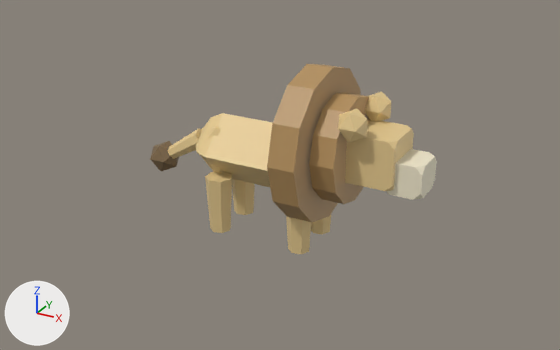
Before and after pictures for a commit that changed the glTF model public/studio/v2.15.0/d_lion/model.glb.
Rendered twice from a 50 mm camera at (4.48, -7.94, 4.78) aimed at (0.0, 0.21, 0.71). Lighting does not change. The marker at lower left points along +X, +Y and +Z. The older version comes first. Where no turn or scale is listed for an object, it has been applied to the vertices.

Script lines for the objects in view, before the commit:
```python
ob_part0 = bpy.data.objects.new('part0', me_geometry_0)
ob_part0.location = (0.0, 0.0, 0.0)
ob_part1 = bpy.data.objects.new('part1', me_geometry_1)
ob_part1.location = (0.0, 0.0, 0.0)
ob_part2 = bpy.data.objects.new('part2', me_geometry_2)
ob_part2.location = (0.0, 0.0, 0.0)
ob_part3 = bpy.data.objects.new('part3', me_geometry_3)
ob_part3.location = (0.0, 0.0, 0.0)
ob_part4 = bpy.data.objects.new('part4', me_geometry_4)
ob_part4.location = (0.0, 0.0, 0.0)
ob_part6 = bpy.data.objects.new('part6', me_geometry_6)
ob_part6.location = (0.0, 0.0, 0.0)
ob_part7 = bpy.data.objects.new('part7', me_geometry_7)
ob_part7.location = (0.0, 0.0, 0.0)
ob_part8 = bpy.data.objects.new('part8', me_geometry_8)
ob_part8.location = (0.0, 0.0, 0.0)
ob_part9 = bpy.data.objects.new('part9', me_geometry_9)
ob_part9.location = (0.0, 0.0, 0.0)
# also in view: 'part13' at (-0.61, -0.3, 0.38); 'part5' at (1.82, 0.0, 1.19); 'part12' at (-0.61, 0.3, 0.38); 'part11' at (0.56, -0.3, 0.38)
```
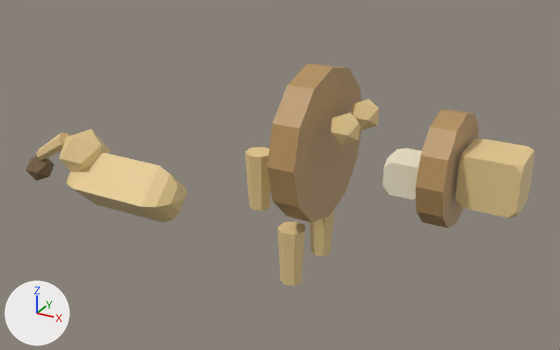
Edits to the bpy script that builds the scene:
```text
Change me_geometry_0:
    remove me_geometry_0.from_pydata(...)  # 26 vertices, 48 faces; spans x -1.09..0.88, y -0.45..0.45, z 0.6..1.5
    add me_geometry_0.from_pydata(...)  # 26 vertices, 48 faces; spans x -3.43..-1.46, y -0.45..0.45, z -0.35..0.55
    me_geometry_0 part 1: the whole mesh is moved by (-2.35, 0.0, -0.95)
Change me_geometry_1:
    remove me_geometry_1.from_pydata(...)  # 12 vertices, 20 faces; spans x -1.06..-0.38, y -0.315..0.315, z 0.698..1.362
    add me_geometry_1.from_pydata(...)  # 12 vertices, 20 faces; spans x -3.524..-2.843, y -0.315..0.315, z 0.119..0.782
    me_geometry_1 part 2: the whole mesh is moved by (-2.464, 0.0, -0.58)
Change me_geometry_3:
    remove me_geometry_3.from_pydata(...)  # 26 vertices, 48 faces; spans x 0.85..1.15, y -0.66..0.66, z 0.69..2.01
    add me_geometry_3.from_pydata(...)  # 26 vertices, 48 faces; spans x 2.116..2.416, y -0.66..0.66, z 0.69..2.01
    me_geometry_3 part 3: the whole mesh is moved by (1.266, 0.0, 0.0)
Change me_geometry_4:
    remove me_geometry_4.from_pydata(...)  # 24 vertices, 44 faces; spans x 1.07..1.73, y -0.31..0.31, z 1.05..1.65
    add me_geometry_4.from_pydata(...)  # 24 vertices, 44 faces; spans x 2.462..3.122, y -0.31..0.31, z 1.05..1.65
    me_geometry_4 part 4: the whole mesh is moved by (1.392, 0.0, 0.0)
Change me_geometry_6:
    remove me_geometry_6.from_pydata(...)  # 12 vertices, 20 faces; spans x 1.07..1.41, y 0.19..0.53, z 1.62..1.96
    add me_geometry_6.from_pydata(...)  # 12 vertices, 20 faces; spans x 0.947..1.288, y 0.116..0.457, z 1.53..1.87
    me_geometry_6 part 5: the whole mesh is moved by (-0.122, -0.073, -0.09)
Change me_geometry_7:
    remove me_geometry_7.from_pydata(...)  # 12 vertices, 20 faces; spans x 1.07..1.41, y -0.53..-0.19, z 1.62..1.96
    add me_geometry_7.from_pydata(...)  # 12 vertices, 20 faces; spans x 0.947..1.288, y -0.457..-0.116, z 1.53..1.87
    me_geometry_7 part 6: the whole mesh is moved by (-0.122, 0.073, -0.09)
Change me_geometry_8:
    remove me_geometry_8.from_pydata(...)  # 16 vertices, 28 faces; spans x -1.647..-0.988, y -0.127..0.127, z 0.701..1.221
    add me_geometry_8.from_pydata(...)  # 16 vertices, 28 faces; spans x -4.128..-3.469, y -0.127..0.127, z 0.198..0.717
    me_geometry_8 part 7: the whole mesh is moved by (-2.481, 0.0, -0.503)
Change me_geometry_9:
    remove me_geometry_9.from_pydata(...)  # 12 vertices, 20 faces; spans x -1.887..-1.513, y -0.187..0.187, z 0.523..0.897
    add me_geometry_9.from_pydata(...)  # 12 vertices, 20 faces; spans x -4.328..-3.954, y -0.187..0.187, z -0.145..0.229
    me_geometry_9 part 8: the whole mesh is moved by (-2.441, 0.0, -0.668)
Change me_geometry_10:
    remove me_geometry_10.from_pydata(...)  # 16 vertices, 28 faces; spans x 0.388..0.73, y 0.125..0.475, z 0.0..0.75
    add me_geometry_10.from_pydata(...)  # 16 vertices, 28 faces; spans x 0.35..0.692, y 0.251..0.602, z -0.4..0.35
    me_geometry_10 part 9: the whole mesh is moved by (-0.038, 0.127, -0.4)
Change me_geometry_11:
    remove me_geometry_11.from_pydata(...)  # 16 vertices, 28 faces; spans x 0.388..0.73, y -0.475..-0.125, z 0.0..0.75
    add me_geometry_11.from_pydata(...)  # 16 vertices, 28 faces; spans x 0.35..0.692, y -0.602..-0.251, z -0.4..0.35
    me_geometry_11 part 10: the whole mesh is moved by (-0.038, -0.127, -0.4)
Change me_geometry_12:
    remove me_geometry_12.from_pydata(...)  # 16 vertices, 28 faces; spans x -0.782..-0.44, y 0.125..0.475, z 0.0..0.75
    add me_geometry_12.from_pydata(...)  # 16 vertices, 28 faces; spans x 0.046..0.388, y -0.073..0.278, z 0.622..1.372
    me_geometry_12 part 11: the whole mesh is moved by (0.828, -0.197, 0.622)
Change me_geometry_13:
    remove me_geometry_13.from_pydata(...)  # 16 vertices, 28 faces; spans x -0.782..-0.44, y -0.475..-0.125, z 0.0..0.75
    add me_geometry_13.from_pydata(...)  # 16 vertices, 28 faces; spans x -0.252..0.09, y -0.349..0.002, z 0.398..1.148
    me_geometry_13 part 12: the whole mesh is moved by (0.53, 0.126, 0.398)
```

Changed parts and their boxes (x1, y1, x2, y2) in the pictures (560 x 350 px):
'part0', moved: before (195, 113, 273, 187); after (66, 152, 187, 223)
'part3', moved: before (309, 93, 369, 204); after (416, 109, 479, 228)
'part4', moved: before (345, 119, 414, 191); after (456, 139, 535, 218)
'part13', moved: before (205, 172, 232, 233); after (245, 147, 271, 211)
'part11', moved: before (286, 216, 311, 254); after (277, 221, 305, 286)
'part1', moved: before (201, 127, 225, 173); after (59, 129, 110, 172)
'part6', moved: before (365, 91, 391, 122); after (352, 99, 379, 131)
'part7', moved: before (338, 109, 368, 143); after (331, 113, 360, 146)
'part9', moved: before (150, 141, 179, 171); after (26, 156, 54, 181)
'part8', moved: before (167, 128, 202, 159); after (36, 132, 70, 160)
'part10', moved: before (311, 214, 331, 234); after (310, 210, 334, 256)
'part12', moved (not visible afterwards): before (232, 179, 255, 215)
